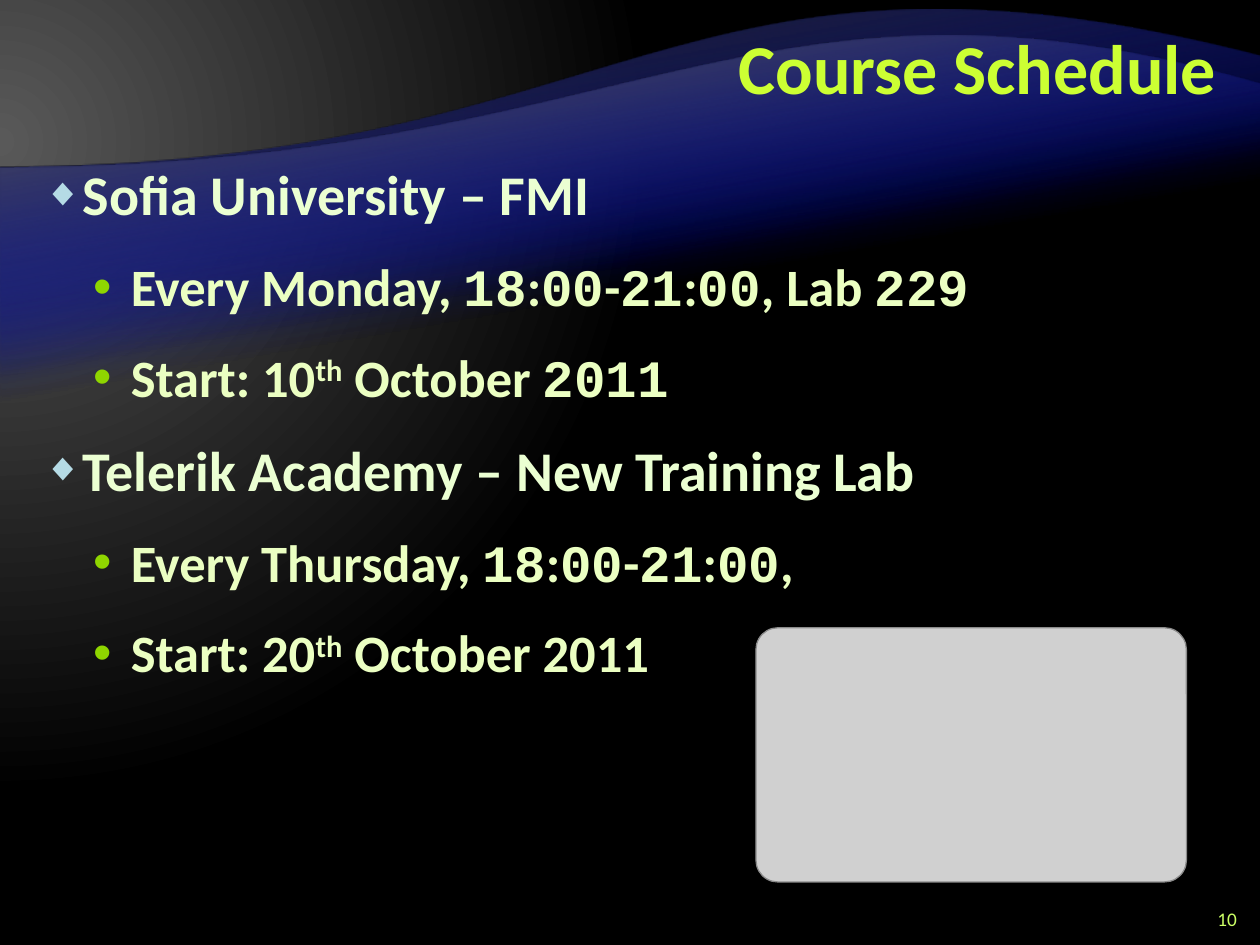
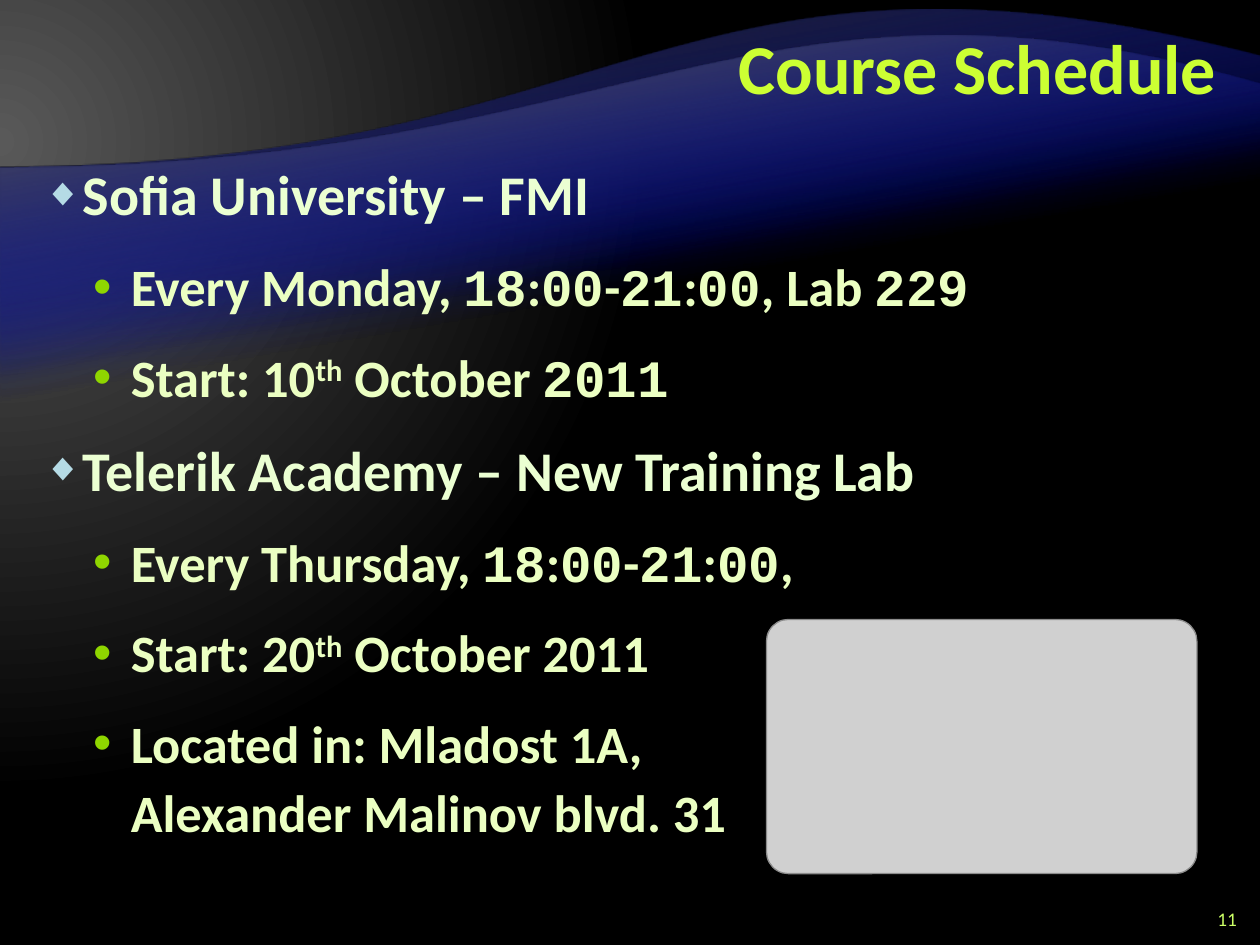
Before and after one commit to Lockheed01/aspnet-mvc-course, a slide deck: slide 11 of Lectures/0. Course Introduction/ASP.NET-MVC-Course-Introduction.pptx (slide 10 before the commit). Drawn at 1260x945 pixels with LibreOffice and Linux fonts; fonts in the diff are those of the drawing; grey boxes stand for pictures; background and template pictures are left out. Boxes give left, top, right and bottom in pixels: in the first picture for what was removed or moved away, otherwise in the second. Text is boxed around its words. In the diff, an @@ line names an element or a change of style, - is before the commit and + after.

```diff
--- a/Lectures/0. Course Introduction/ASP.NET-MVC-Course-Introduction.pptx
+++ b/Lectures/0. Course Introduction/ASP.NET-MVC-Course-Introduction.pptx
@@ picture moved from (x1=756, y1=627, x2=1187, y2=882) to (x1=766, y1=620, x2=1197, y2=874) @@
@@ text at (x1=131, y1=726, x2=726, y2=833): paragraph added @@
+  • Located in: Mladost 1A,
+    Alexander Malinov blvd. 31
@@ page number at (x1=1217, y1=913, x2=1236, y2=926): text changed @@
-10
+11
```
Also in this commit, not shown: 4 other slides changed, 1 slide added.
